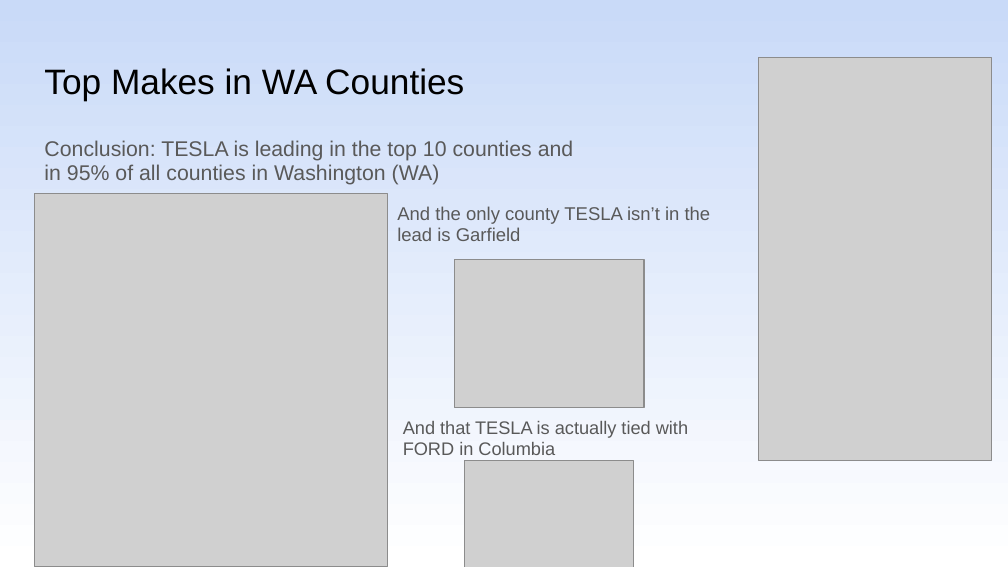
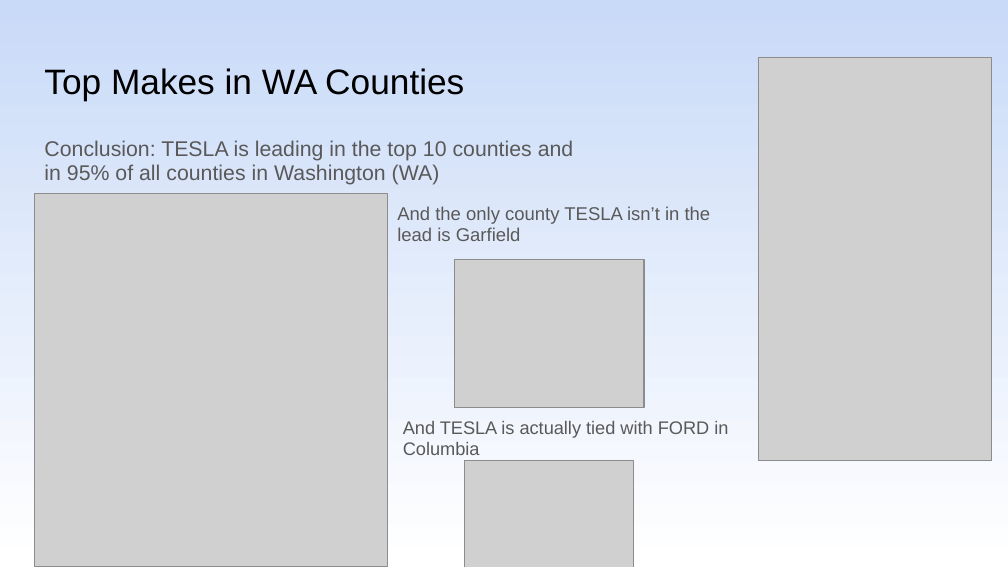
Before and after one commit to shachar700/DataAnalysis_ElectricVehicles, a slide deck: slide 17 of DataAnalysis_ElectricVehicles.pptx. Drawn at 1008x567 pixels with LibreOffice and Linux fonts; fonts in the diff are those of the drawing; grey boxes stand for pictures. Boxes give left, top, right and bottom in pixels: in the first picture for what was removed or moved away, otherwise in the second. Text is boxed around its words. In the diff, an @@ line names an element or a change of style, - is before the commit and + after.

```diff
--- a/DataAnalysis_ElectricVehicles.pptx
+++ b/DataAnalysis_ElectricVehicles.pptx
@@ text at (403, 421, 728, 455): text changed @@
-And that TESLA is actually tied with FORD in Columbia
+And TESLA is actually tied with FORD in Columbia
```
